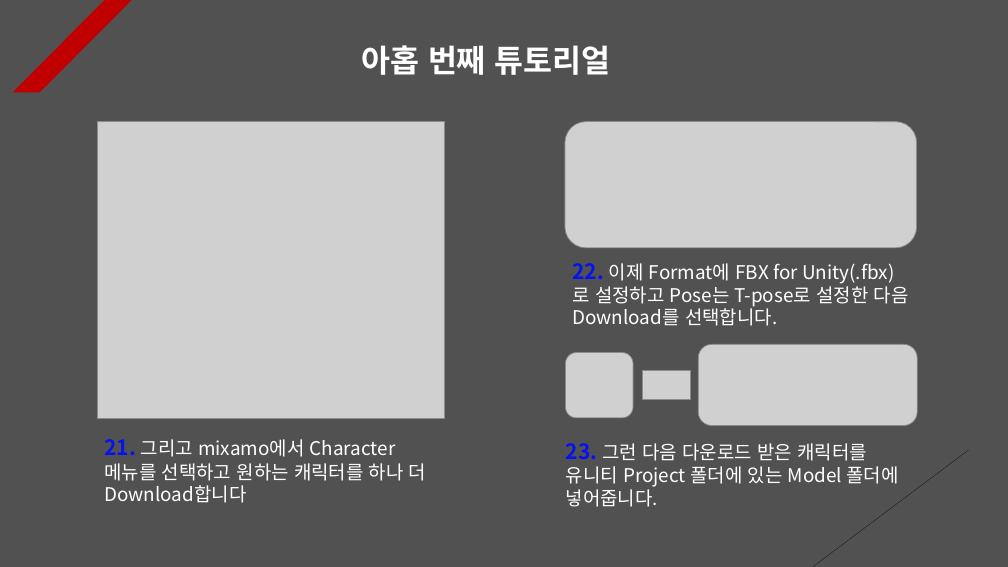
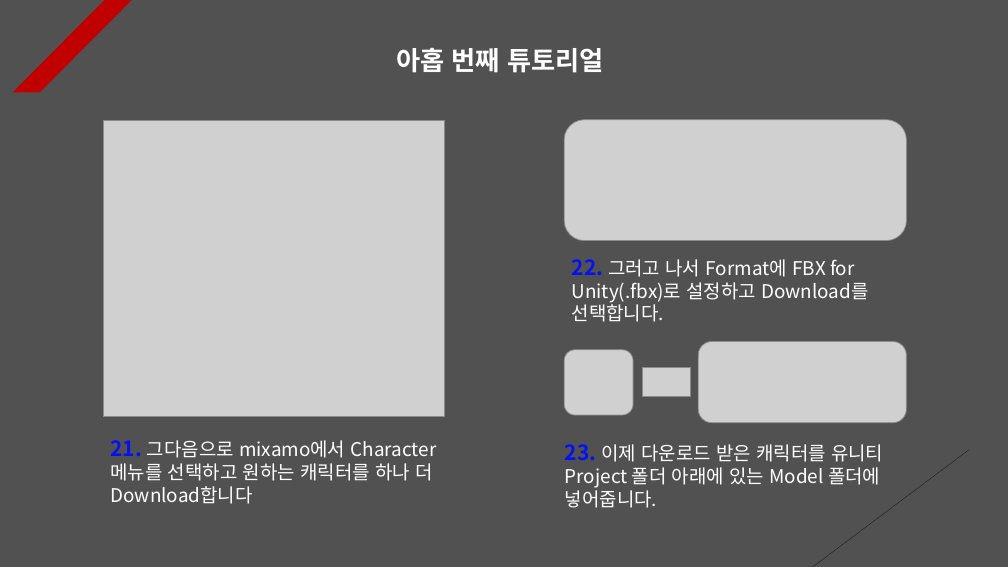
Before and after one commit to Unity2033/3D-UnityEngine, a slide deck: slide 9 of Assets/Class/Animation Retargeting/PPT Data/Animation Retargeting Example.pptx. Drawn at 1008x567 pixels with LibreOffice and Linux fonts; fonts in the diff are those of the drawing; grey boxes stand for pictures. Boxes give left, top, right and bottom in pixels: in the first picture for what was removed or moved away, otherwise in the second. Text is boxed around its words. In the diff, an @@ line names an element or a change of style, - is before the commit and + after.

```diff
--- a/Assets/Class/Animation Retargeting/PPT Data/Animation Retargeting Example.pptx
+++ b/Assets/Class/Animation Retargeting/PPT Data/Animation Retargeting Example.pptx
@@ text "아홉 번째 튜토리얼" at <box>396,48,603,73</box>: size 30 to 25 pt; alignment left to centre @@
@@ picture: place and size @@
-picture at <box>565,122,917,248</box>
+picture at <box>564,119,907,240</box>
@@ picture: place and size @@
-picture at <box>98,122,445,418</box>
+picture at <box>103,120,445,417</box>
@@ text at <box>572,259,868,322</box>: text changed @@
-22. 이제 Format에 FBX for Unity(.fbx)로 설정하고 Pose는 T-pose로 설정한 다음 Download를 선택합니다.
+22. 그러고 나서 Format에 FBX for Unity(.fbx)로 설정하고 Download를 선택합니다.
@@ picture: place and size @@
-picture at <box>699,344,918,425</box>
+picture at <box>699,342,907,423</box>
@@ text at <box>111,440,437,504</box>: text changed @@
-21. 그리고 mixamo에서 Character 메뉴를 선택하고 원하는 캐릭터를 하나 더 Download합니다
+21. 그다음으로 mixamo에서 Character 메뉴를 선택하고 원하는 캐릭터를 하나 더 Download합니다
@@ text at <box>565,444,883,508</box>: text changed @@
-23. 그런 다음 다운로드 받은 캐릭터를 유니티 Project 폴더에 있는 Model 폴더에 넣어줍니다.
+23. 이제 다운로드 받은 캐릭터를 유니티 Project 폴더 아래에 있는 Model 폴더에 넣어줍니다.
```
Also in this commit, not shown: 13 other slides changed, 15 other files.
